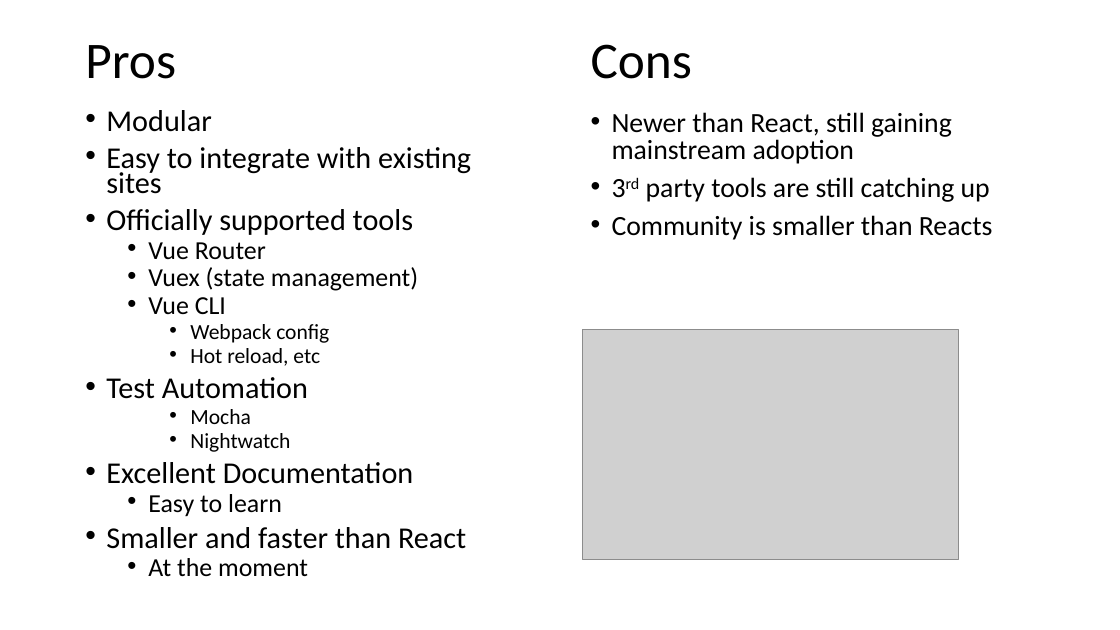
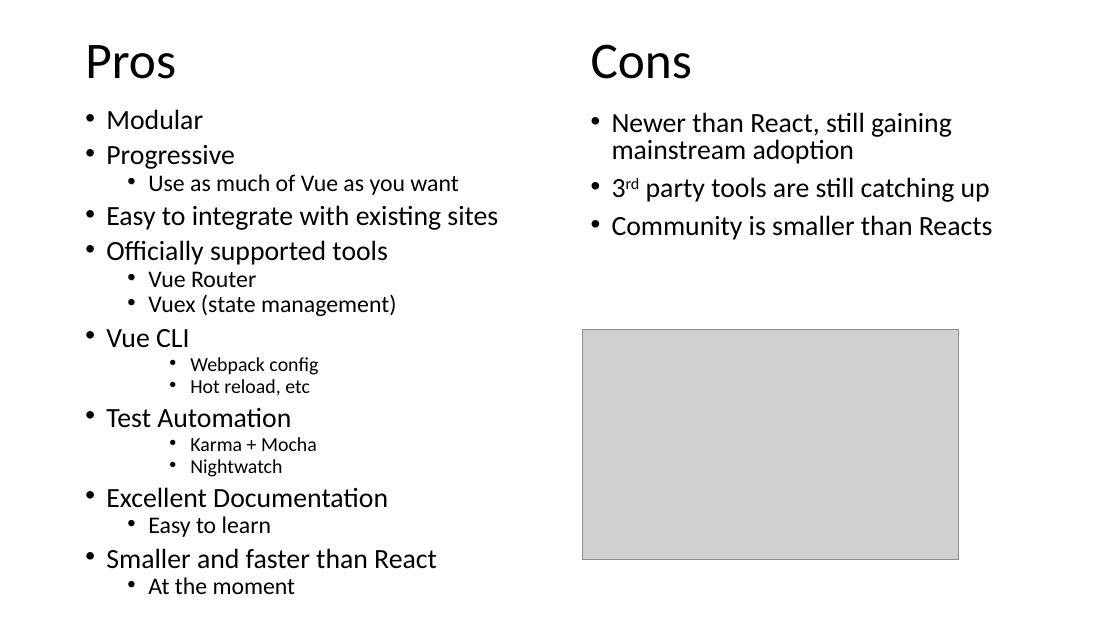
Before and after one commit to DarynHolmes/vue-vuex-interop, a slide deck: slide 6 of slides/Vue.pptx. Drawn at 1120x630 pixels with LibreOffice and Linux fonts; fonts in the diff are those of the drawing; grey boxes stand for pictures. Boxes give left, top, right and bottom in pixels: in the first picture for what was removed or moved away, otherwise in the second. Text is boxed around its words. In the diff, an @@ line names an element or a change of style, - is before the commit and + after.

Commit message:
adding slides and saved states

```diff
--- a/slides/Vue.pptx
+++ b/slides/Vue.pptx
@@ text at [106,109,498,594]: size 25.9 to 23.8 pt in "Modular", "Easy to integrate with existing sites", "Officially supported tools", "Test Automation" and 2 more places; size 22.2 to 20.4 pt in "Vue Router", "Vuex (state management)", "Easy to learn", "At the moment"; size 22.2 to 23.8 pt in "Vue CLI"; size 18.5 to 17 pt in "Webpack config", "Hot reload, etc", "Nightwatch"; list level 2 to 1 in "Vue CLI" @@
@@ text at [106,145,458,195]: paragraphs added @@
+• Progressive
+  • Use as much of Vue as you want
@@ text at [190,437,317,451]: text changed; size 18.5 to 17 pt @@
-    • Mocha
+    • Karma + Mocha
```
Also in this commit, not shown: 14 other slides changed, 11 slides added, 3 slides removed, 2 other files.
